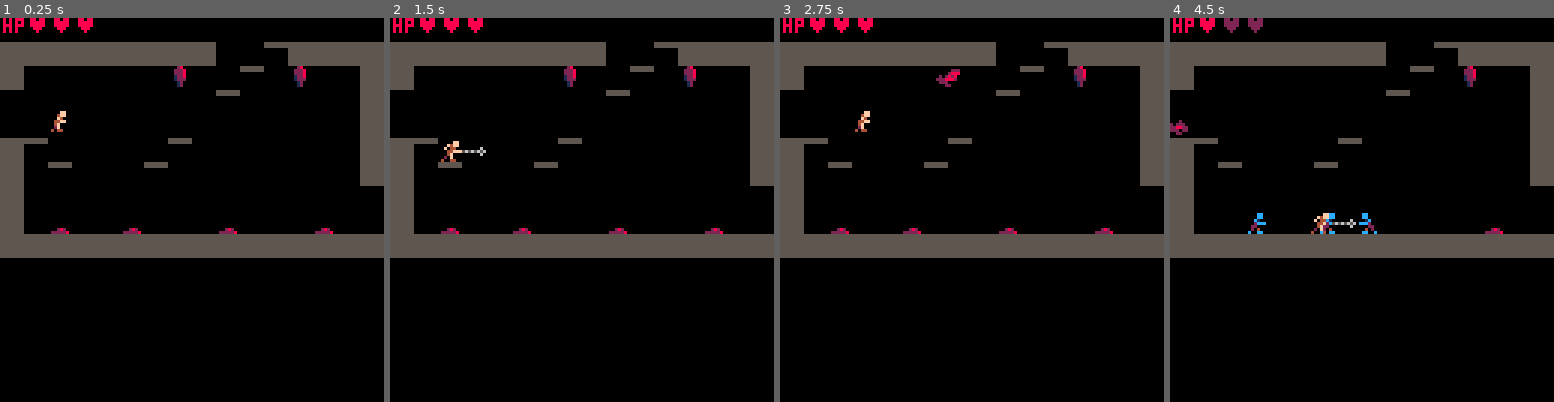
Above: before the commit, frames 1-4 (left to right).
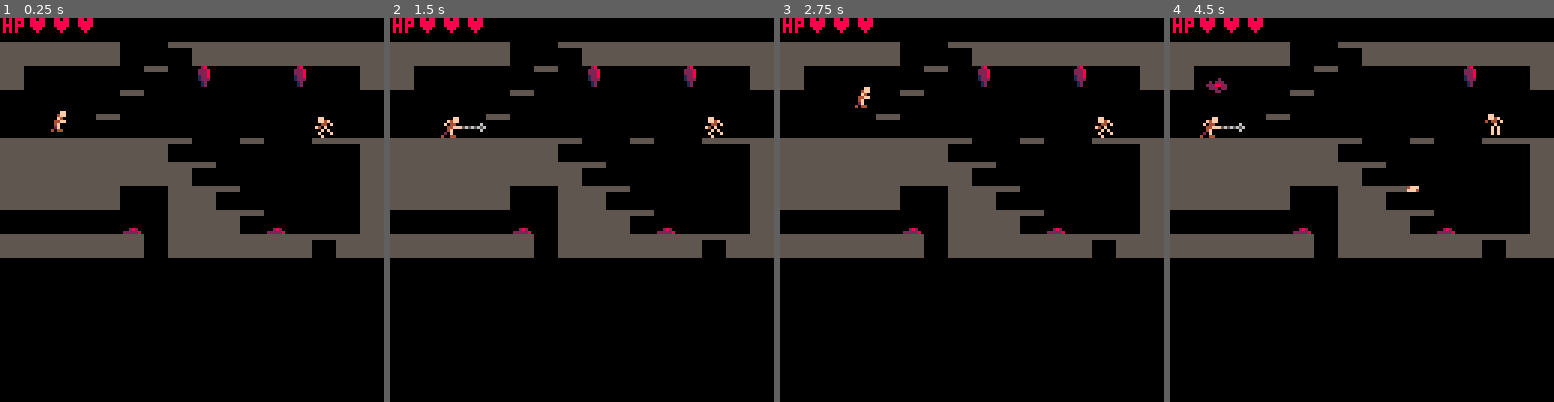
Above: after the commit, the same moments.

Repository: AddisonMink/fortrebosque
Game: PICO-8 cartridge main.p8
Same seed, same stepped clock (60 frames per second), same inputs: the game is played once before the commit and once after it.
Inputs:
- Up to frame 1 (0.25 s): no input
- Up to frame 2 (1.5 s): tap X (X key) at 0.33, 1.07 s; tap O (Z key) at 0.7 s
- Up to frame 3 (2.75 s): hold Right 1.6-2.1 s; tap O (Z key) at 1.7, 2.1, 2.5 s; tap X (X key) at 1.85 s; hold Right from 2.47 s (still down)
- Up to frame 4 (4.5 s): tap O (Z key) every 0.4 s from 2.9 to 4.1 s; tap X (X key) at 2.97, 4.08 s; release Right at 3.03 s; hold Left 3.08-3.58 s; hold Right from 4.02 s (still down)

The runs differ from the first frame. In frame 1, 15% of the frame differs, in the area x 0-100%, y 6-63%; in frame 2, 15%; in frame 3, 15%; in frame 4, 15%, in the area x 0-100%, y 0-63%.

Commit message:
add skeleton.

Diff:
--- a/main.p8
+++ b/main.p8
@@ -9,6 +9,7 @@
 #include zombie.lua
 #include bat.lua
 #include knight.lua
+#include skeleton.lua
 #include room.lua
 
 function _init()
@@ -20,7 +21,7 @@
 		end
 	end
 
-	player = player_new(16 + 128*2, 48 + 80 - 40)
+	player = player_new(16 + 128, 48 + 80 - 40)
 	room = room_map["0,1"]
 	room.init(player)
 	state = "play"
@@ -45,20 +46,20 @@
 end
 
 __gfx__
-000000000000ddd00000000000000000cccccccc0000000000000000222000000002000000028000000000000000000000000000000000000000000000000000
-000000000000dd600000000000000000cccccccc0000000000000000888200000022202000222800000000000000000000000000000000000000000000000000
-007007000dd02dd00000000000000000cccccccc0000000000000000082820200228822200222800000000000000000000000000000000000000000000000000
-000770000dd2d2000070070000077000cccccccc0000000000000000028882220220222000122800000000000000000000000000000000000000000000000000
-00077000002ddd000070070000566500cccccccc0000000000000000000022200002200000122200000000000000000000000000000000000000000000000000
-007007000002d2d00077770000566500cccccccc0000000000000000000220000000000000012000000000000000000000000000000000000000000000000000
-0000000000dd0dd00077770000066000cccccccc0000000000000000000000000000000000012000000000000000000000000000000000000000000000000000
-0000000000220d220077770000000000cccccccc0000000000000000000000000000000000000000000000000000000000000000000000000000000000000000
+000000000000ddd00000000000000000cccccccc0000000000000000222000000002000000028000000000000000ff0000000000000000000000000000000000
+000000000000dd600000000000000000cccccccc00000000000000008882000000222020002228000000ff0000f4ff000000ff00f00ff00000000ff000000000
+007007000dd02dd00000000000000000cccccccc000000000000000008282020022882220022280000f4ff000f0440400004ff000f4ff0000000f44000000000
+000770000dd2d2000070070000077000cccccccc00000000000000000288822202202220001228000f044000000f00000ff440400044000000004fff00000000
+00077000002ddd000070070000566500cccccccc0000000000000000000022200002200000122200000f04f000f0f000000f0000000f4f000000f00000000000
+007007000002d2d00077770000566500cccccccc000000000000000000022000000000000001200000f0f00000f0f00000f0f00000f0f000000f0f0000000000
+0000000000dd0dd00077770000066000cccccccc00000000000000000000000000000000000120000f000f0000f0f0000f000f000f000f0000f000f000000000
+0000000000220d220077770000000000cccccccc00000000000000000000000000000000000000000000f0000000000000f0000000f000f00f000f0000000000
 0000000000000000000000000000ff00000000000000000000000000000000000000000000000000000000000000000000000000000000000000000000000000
 0000ff00000ff0000000ff000004ff000f0ff00000000ff00000000000000000000000000000cc00000cc0000000000000000000000000000000000000000000
-0004ff00004ff0000004ff00000f40000f4ff000000f4ff00000000000000000000000000000cc00000cc0000000000000000000000000000000000000000000
-000f400000f40000000f40000044ff0000f4000000f0440000000060000000000000cc00000c100000c100000000000000000000000000000000000000000000
-0044ff0000f400000044ff00004f00000044f00000044fff56565656000000000000cc000002ccc0002ccc000000000000000000000000000000000000000000
-004f0000002f000000f40000002f0000004f00000004f0000000006000000000000c100000220000002200000000000000000000000000000000000000000000
+0004ff00004ff0000004ff00000f40000f4ff000000f4ff00000000000000000000000000000cc00000cc000000f400000000000000000000000000000000000
+000f400000f40000000f40000044ff0000f4000000f0440000000060000000000000cc00000c100000c10000000ff00000fff400000000000000000000000000
+0044ff0000f400000044ff00004f00000044f00000044fff56565656000000000000cc000002ccc0002ccc00000ff000004fff00000000000000000000000000
+004f0000002f000000f40000002f0000004f00000004f0000000006000000000000c100000220000002200000004f00000000000000000000000000000000000
 0020f00000f2000000f02000040440000020f0000020f00000000000000282000002ccc00020400000c200000000000000000000000000000000000000000000
 0400440000442000040044000000000004004400040044000000000002222280022222000c00cc00004420000000000000000000000000000000000000000000
 55555555555555550000000000000000000000000000000000000000000000000000000000000000000000000000000000000000000000000000000000000000
@@ -221,10 +222,10 @@
 2000000000000000000000002100000000000000000000000000000000000020200000000000000000000000000000202000000000000000000000000000002020000000000000000000000000000020200000000000000000000000000000202000000000000000000000000000002020000000000000000000000000000020
 2000000000000000000000000000202020202020202100002120202020202020202020202020202020000000212020202020202020202020202020202020202020202020202020202020202020202020202020202020202020202020202020202020202020202020202020202020202020202020202020202020202020202020
 2000000000000000000000000000002020202020200000212020202020202020202020202020202020000021202020202020202020202020202020202020202020202020202020202020202020202020202020202020202020202020202020202020202020202020202020202020202020202020202020202020202020202020
-2000000000000000000000000000002020000000000021000900000009000920200000000000000900002100090000202000000000000000000000000000002020000000000000000000000000000020200000000000000000000000000000202000000000000000000000000000002020000000000000000000000000000020
-2000000000000000000000000000000000000000002100000000000000000000000000000000000000210000000000202000000000000000000000000000002020000000000000000000000000000020200000000000000000000000000000202000000000000000000000000000002020000000000000000000000000000020
-2000000000000000000000000001000000000000210000000000000000000000000000000000000000000000000000202000000000000000000000000000002020000000000000000000000000000020200000000000000000000000000000202000000000000000000000000000002020000000000000000000000000000020
-2000000000000000000020202020202020202020202020210000210000212120202100000000002100000000000000202000000000000000000000000000002020000000000000000000000000000020200000000000000000000000000000202000000000000000000000000000002020000000000000000000000000000020
+2000000000000000000000000000002020000000000021000900000009000020200000000000000900002100090000202000000000000000000000000000002020000000000000000000000000000020200000000000000000000000000000202000000000000000000000000000002020000000000000000000000000000020
+2000000000000000000000000000000000000000002100000000000000000000000000000000000000210000000000000000000000000000000000000000002020000000000000000000000000000020200000000000000000000000000000202000000000000000000000000000002020000000000000000000000000000020
+20000000000000000000000000010000000000002100000000000000000a0000000000000000000000000021000000000000000000000000000000000000002020000000000000000000000000000020200000000000000000000000000000202000000000000000000000000000002020000000000000000000000000000020
+20000000000000000000202020202020202020202020202100002100002121202021000000000a2100000000002100202000000000000000000000000000002020000000000000000000000000000020200000000000000000000000000000202000000000000000000000000000002020000000000000000000000000000020
 2000000000000000002109000000002020202020202020202100000000000020200021000000210000000000000000202000000000000000000000000000002020000000000000000000000000000020200000000000000000000000000000202000000000000000000000000000002020000000000000000000000000000020
 2000000000000000210000000000002020202020200000202021000000000020200000000000000000000000000000000000000000000000000000000000002020000000000000000000000000000020200000000000000000000000000000202000000000000000000000000000002020000000000000000000000000000020
 2000000000170021001700170000000000000000001700202020211700000020200017000017000000170000001700000000000000000000000000000000002020000000000000000000000000000020200000000000000000000000000000202000000000000000000000000000002020000000000000000000000000000020
--- a/room.lua
+++ b/room.lua
@@ -2,7 +2,8 @@
     local tile_to_spawner_map = {
         [1] = knight_new,
         [23] = zombie_new,
-        [9] = bat_new
+        [9] = bat_new,
+        [10] = skeleton_new
     }
 
     local tx = rx * 16
--- /dev/null
+++ b/skeleton.lua
@@ -0,0 +1,79 @@
+function skeleton_new(x, y)
+    -- constants
+    local idle_anim = { frames = { 10, 11, 12, 11 }, fps = 3 }
+    local windup_anim = { frames = { 13 }, fps = 1 }
+    local attack_anim = { frames = { 14 }, fps = 1 }
+    local weapon_anim = { frames = { 27, 28 }, fps = 3 }
+    local windup_dur = 0.5
+    local attack_dur = 0.25
+    local attack_cooldown = 3
+    local weapon_y_vel = -2
+    local weapon_x_speed = 1
+
+    -- local functions
+    local function add_weapon(me, entities)
+        local weapon = {
+            body = body_new(
+                me.body.x,
+                me.body.y,
+                weapon_x_speed * me.body.facing,
+                weapon_y_vel,
+                me.body.facing
+            ),
+            anim = weapon_anim,
+            hurtbox = hurtbox_new("player", 1, { x = 2, y = 2, w = 4, h = 4 }),
+            update = function(me)
+                me.body.vel_y += 0.2
+
+                local tile = body_center_tile(me.body)
+                if fget(tile, 0) then
+                    del(entities, me)
+                end
+            end
+        }
+        add(entities, weapon)
+    end
+
+    -- state
+    local timer = nil
+
+    local state_map = {
+        idle = function(me, entities)
+            local player = entities[1]
+            local facing = player.body.x > me.body.x and 1 or -1
+
+            me.body.facing = facing
+
+            if not timer then timer = timer_new(attack_cooldown) end
+
+            if timer() then
+                me.anim = windup_anim
+                timer = timer_new(windup_dur)
+                return "windup"
+            end
+        end,
+        windup = function(me, entities)
+            if timer() then
+                me.anim = attack_anim
+                timer = timer_new(attack_dur)
+                add_weapon(me, entities)
+                return "attack"
+            end
+        end,
+        attack = function(me)
+            if timer() then
+                me.anim = idle_anim
+                timer = timer_new(attack_cooldown)
+                return "idle"
+            end
+        end
+    }
+
+    return {
+        body = body_new(x, y),
+        hitbox = hitbox_new("enemy", 2),
+        hurtbox = hurtbox_new("player", 1, { x = 2, y = 2, w = 6, h = 6 }),
+        anim = idle_anim,
+        update = state_machine_new("idle", state_map)
+    }
+end
